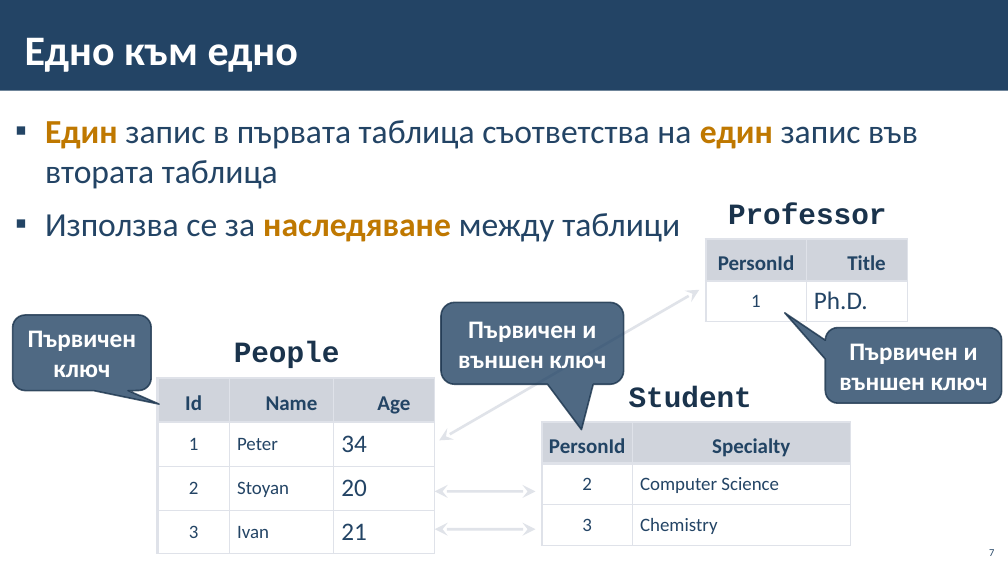
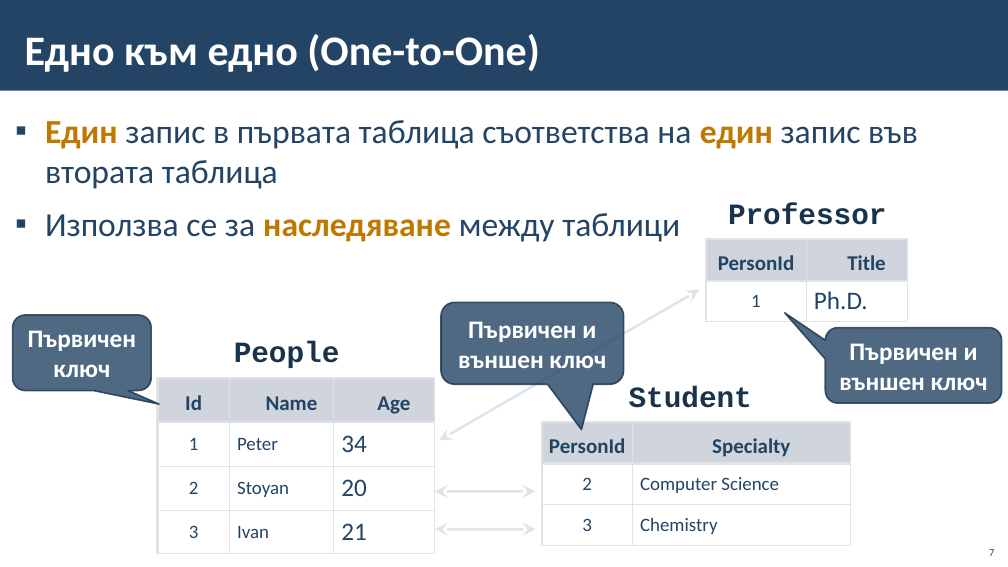
Before and after one commit to BG-IT-Edu/School-Programming, a slide deck: slide 7 of Courses/Software-Sciences/Module-3-Databases-New/07-Relationships-and-ER-Diagrams/07-Relationships-ER-Diagrams.pptx. Drawn at 1008x567 pixels with LibreOffice and Linux fonts; fonts in the diff are those of the drawing; background and template pictures are left out. Boxes give left, top, right and bottom in pixels: in the first picture for what was removed or moved away, otherwise in the second. Text is boxed around its words. In the diff, an @@ line names an element or a change of style, - is before the commit and + after.

```diff
--- a/Courses/Software-Sciences/Module-3-Databases-New/07-Relationships-and-ER-Diagrams/07-Relationships-ER-Diagrams.pptx
+++ b/Courses/Software-Sciences/Module-3-Databases-New/07-Relationships-and-ER-Diagrams/07-Relationships-ER-Diagrams.pptx
@@ title at bbox=[25, 34, 539, 72]: text changed @@
-Едно към едно
+Едно към едно (One-to-One)
```
Also in this commit, not shown: 12 other slides changed, 3 slides added, 10 other files.
